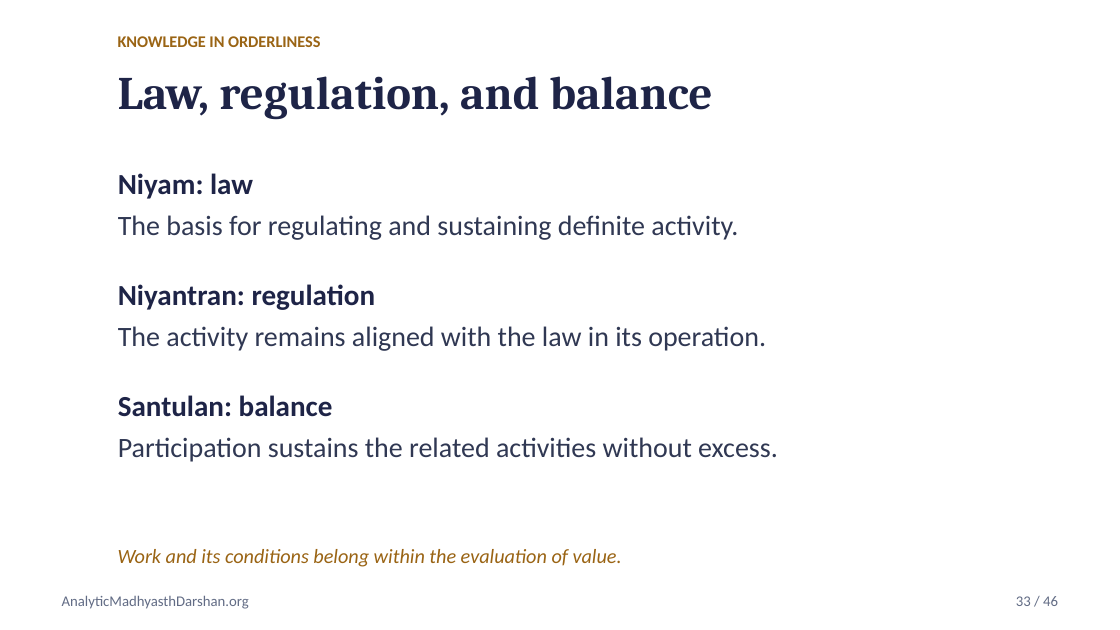
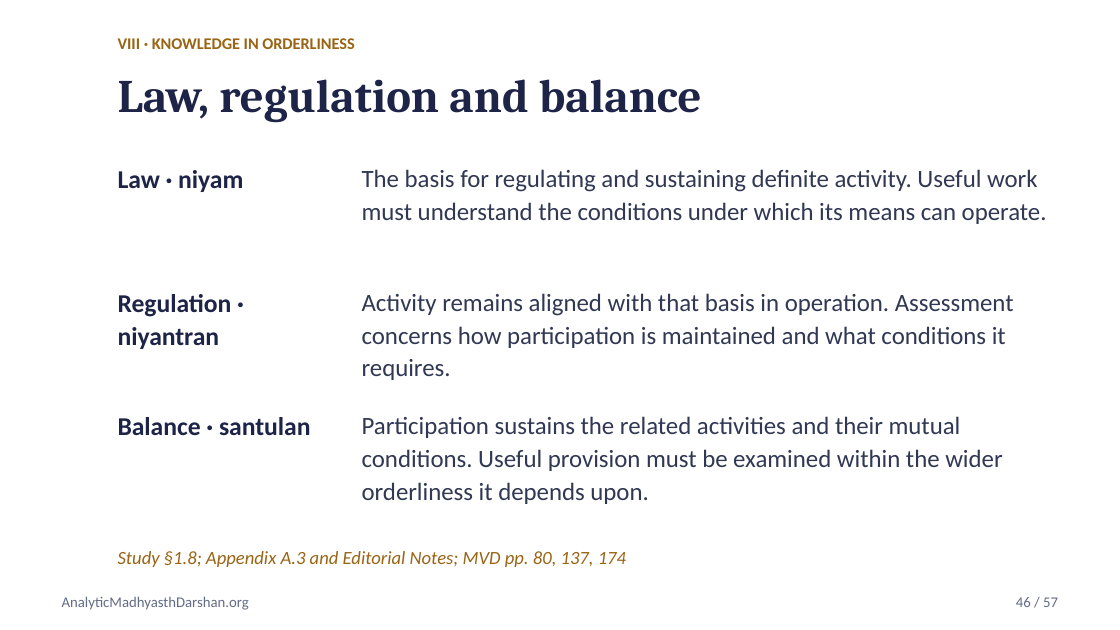
Before and after one commit to raghavamohan/AnalyticMadhyasthDarshan, a slide deck: slide 46 of Studies/Axiology-Value-Theory/Axiology-Value-Theory-Madhyasth-Darshan.pptx (slide 33 before the commit). Drawn at 1120x630 pixels with LibreOffice and Linux fonts; fonts in the diff are those of the drawing. Boxes give left, top, right and bottom in pixels: in the first picture for what was removed or moved away, otherwise in the second. Text is boxed around its words. In the diff, an @@ line names an element or a change of style, - is before the commit and + after.

Commit message:
Expand axiology companion deck with detailed value framework

```diff
--- a/Studies/Axiology-Value-Theory/Axiology-Value-Theory-Madhyasth-Darshan.pptx
+++ b/Studies/Axiology-Value-Theory/Axiology-Value-Theory-Madhyasth-Darshan.pptx
@@ text at [118,38,354,49]: text changed @@
-KNOWLEDGE IN ORDERLINESS
+VIII · KNOWLEDGE IN ORDERLINESS
@@ text at [118,79,702,122]: text changed @@
-Law, regulation, and balance
+Law, regulation and balance
@@ text removed at [118,173,253,199] @@
-Niyam: law
@@ text added at [118,170,243,192], 16.5 pt, text #1E2447, bold @@
+Law · niyam
@@ text at [362,169,1047,224]: text changed; size 18 to 16 pt @@
-The basis for regulating and sustaining definite activity.
+The basis for regulating and sustaining definite activity. Useful work must understand the conditions under which its means can operate.
@@ text removed at [118,284,376,310] @@
-Niyantran: regulation
@@ text added at [118,294,232,349], 16.5 pt, text #1E2447, bold @@
+Regulation · niyantran
@@ text at [362,293,1014,380]: text changed; size 18 to 16 pt @@
-The activity remains aligned with the law in its operation.
+Activity remains aligned with that basis in operation. Assessment concerns how participation is maintained and what conditions it requires.
@@ text removed at [118,395,333,417] @@
-Santulan: balance
@@ text added at [118,417,310,435], 16.5 pt, text #1E2447, bold @@
+Balance · santulan
@@ text added at [362,416,1002,504], 16 pt, text #303853 @@
+Participation sustains the related activities and their mutual conditions. Useful provision must be examined within the wider orderliness it depends upon.
@@ text removed at [118,437,778,462] @@
-Participation sustains the related activities without excess.
@@ text at [118,551,626,567]: text changed; size 13 to 12 pt @@
-Work and its conditions belong within the evaluation of value.
+Study §1.8; Appendix A.3 and Editorial Notes; MVD pp. 80, 137, 174
@@ text at [1016,597,1058,607]: text changed @@
-33 / 46
+46 / 57
```
Also in this commit, not shown: 18 other slides changed, 38 slides added, 27 slides removed, 1 other file.
